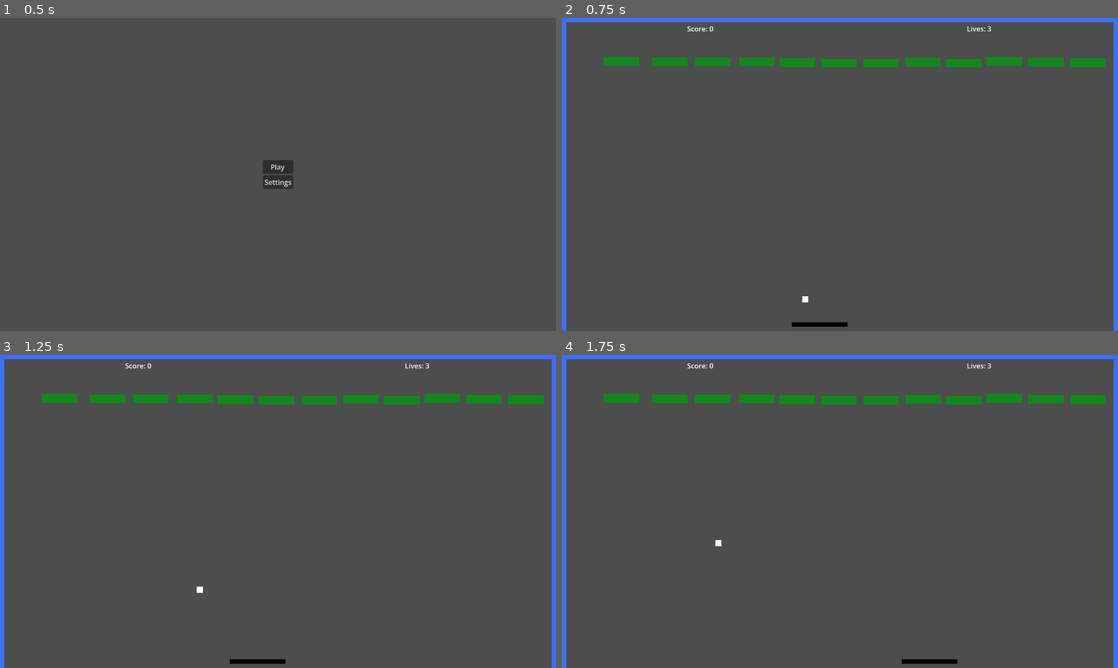
Above: before the commit, frames 1-4 (two rows, left to right).
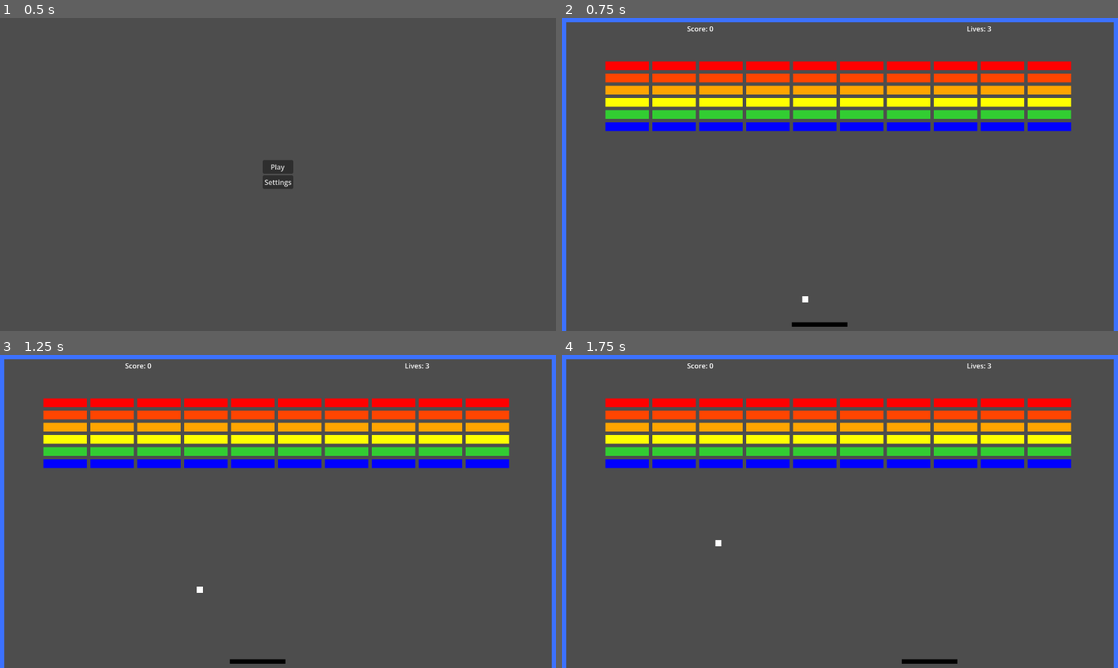
Above: after the commit, the same moments.

Repository: jordonbigelow/Can-You-Breakout
Game: Godot game, scene res://Scenes/main_menu.tscn
Same seed, same stepped clock (60 frames per second), same inputs: the game is played once before the commit and once after it.
Inputs:
- Up to frame 1 (0.5 s): no input
- Up to frame 2 (0.75 s): click "Play" at 0.5 s
- Up to frame 3 (1.25 s): no input
- Up to frame 4 (1.75 s): hold D (move_right) from 1.28 s (still down); tap Space (shoot_ball) at 1.35 s

Frame 1 is identical in both runs. In frame 2, 15% of the frame differs, in the area x 7-98%, y 12-37%; in frame 3, 15%; in frame 4, 15%.

Commit message:
added the core game loop, bricks spawn, and there is an actual game here now!

Diff:
--- a/Scenes/brick.tscn
+++ b/Scenes/brick.tscn
@@ -3,18 +3,15 @@
 [ext_resource type="Script" uid="uid://ba7g7n0ng58ux" path="res://Scripts/brick.gd" id="1_lvh1d"]
 
 [sub_resource type="RectangleShape2D" id="RectangleShape2D_lvh1d"]
-size = Vector2(82, 20)
+size = Vector2(100, 30)
 
 [node name="Brick" type="StaticBody2D" unique_id=2087279635]
 script = ExtResource("1_lvh1d")
 
 [node name="ColorRect" type="ColorRect" parent="." unique_id=47465668]
-offset_left = -41.0
-offset_top = -10.0
-offset_right = 41.0
-offset_bottom = 10.0
-color = Color(0.07949998, 0.53, 0.11704161, 1)
+offset_right = 100.0
+offset_bottom = 20.0
 
 [node name="CollisionShape2D" type="CollisionShape2D" parent="." unique_id=2124063692]
-visible = false
+position = Vector2(50, 15)
 shape = SubResource("RectangleShape2D_lvh1d")
--- a/Scenes/game_scene.tscn
+++ b/Scenes/game_scene.tscn
@@ -3,24 +3,30 @@
 [ext_resource type="Script" uid="uid://cv02c0sr5qokp" path="res://Scripts/game_scene.gd" id="1_rgj8m"]
 [ext_resource type="PackedScene" uid="uid://c6r8cqmfh5344" path="res://Scenes/paddle.tscn" id="1_x87qo"]
 [ext_resource type="PackedScene" uid="uid://2g6dw7e1fmxl" path="res://Scenes/wall.tscn" id="2_b6fju"]
-[ext_resource type="PackedScene" uid="uid://tueve8opf5i5" path="res://Scenes/ball.tscn" id="3_6h5vk"]
 [ext_resource type="PackedScene" uid="uid://ryav0txyfnm6" path="res://Scenes/ceiling.tscn" id="3_fiftr"]
 [ext_resource type="PackedScene" uid="uid://cj3uahen145a5" path="res://Scenes/kill_zone.tscn" id="5_1ixah"]
-[ext_resource type="PackedScene" uid="uid://br27v21blpwc1" path="res://Scenes/brick.tscn" id="7_2fmhe"]
 [ext_resource type="PackedScene" uid="uid://b6g4fpauxura4" path="res://Scenes/hud.tscn" id="8_7iton"]
-
-[sub_resource type="PhysicsMaterial" id="PhysicsMaterial_7iton"]
-rough = true
 
 [node name="GameScene" type="Node2D" unique_id=2100823579]
 script = ExtResource("1_rgj8m")
+rows = 6
+
+[node name="UI" type="Control" parent="." unique_id=1707547852]
+custom_minimum_size = Vector2(1280, 50)
+layout_mode = 3
+anchors_preset = 0
+offset_right = 1280.0
+offset_bottom = 50.0
+
+[node name="HUD" parent="UI" unique_id=250739775 instance=ExtResource("8_7iton")]
+layout_mode = 1
+anchors_preset = 5
+anchor_left = 0.5
+anchor_right = 0.5
+anchor_bottom = 0.0
+grow_vertical = 1
 
 [node name="Paddle" parent="." unique_id=1006824843 instance=ExtResource("1_x87qo")]
-position = Vector2(593, 710)
-
-[node name="Ball" parent="." unique_id=301128935 instance=ExtResource("3_6h5vk")]
-position = Vector2(593, 683)
-physics_material_override = SubResource("PhysicsMaterial_7iton")
 
 [node name="Wall" parent="." unique_id=786990844 instance=ExtResource("2_b6fju")]
 
@@ -37,69 +43,7 @@
 wait_time = 2.0
 one_shot = true
 
-[node name="Brick" parent="." unique_id=1548358639 instance=ExtResource("7_2fmhe")]
-position = Vector2(137, 100)
+[node name="Bricks" type="Node2D" parent="." unique_id=1776726183]
 
-[node name="Brick2" parent="." unique_id=2087279635 instance=ExtResource("7_2fmhe")]
-position = Vector2(248, 101)
-
-[node name="Brick3" parent="." unique_id=900210476 instance=ExtResource("7_2fmhe")]
-position = Vector2(347, 101)
-
-[node name="Brick4" parent="." unique_id=1256457198 instance=ExtResource("7_2fmhe")]
-position = Vector2(449, 101)
-
-[node name="Brick5" parent="." unique_id=1067291996 instance=ExtResource("7_2fmhe")]
-position = Vector2(542, 103)
-
-[node name="Brick6" parent="." unique_id=2092169073 instance=ExtResource("7_2fmhe")]
-position = Vector2(637, 104)
-
-[node name="Brick7" parent="." unique_id=2134222588 instance=ExtResource("7_2fmhe")]
-position = Vector2(735, 104)
-
-[node name="Brick8" parent="." unique_id=1051627253 instance=ExtResource("7_2fmhe")]
-position = Vector2(831, 102)
-
-[node name="Brick9" parent="." unique_id=1366928212 instance=ExtResource("7_2fmhe")]
-position = Vector2(925, 104)
-
-[node name="Brick10" parent="." unique_id=911362007 instance=ExtResource("7_2fmhe")]
-position = Vector2(1018, 100)
-
-[node name="Brick11" parent="." unique_id=490589673 instance=ExtResource("7_2fmhe")]
-position = Vector2(1114, 102)
-
-[node name="Brick12" parent="." unique_id=2025374165 instance=ExtResource("7_2fmhe")]
-position = Vector2(1211, 103)
-
-[node name="UI" type="Control" parent="." unique_id=1707547852]
-custom_minimum_size = Vector2(1280, 50)
-layout_mode = 3
-anchors_preset = 0
-offset_right = 40.0
-offset_bottom = 40.0
-
-[node name="HUD" parent="UI" unique_id=250739775 instance=ExtResource("8_7iton")]
-layout_mode = 1
-anchors_preset = 5
-anchor_left = 0.5
-anchor_right = 0.5
-anchor_bottom = 0.0
-grow_vertical = 1
-
-[connection signal="child_exiting_tree" from="." to="." method="_on_child_exiting_tree"]
-[connection signal="hit_brick" from="Ball" to="Brick" method="_on_ball_hit_brick"]
-[connection signal="hit_brick" from="Ball" to="Brick2" method="_on_ball_hit_brick"]
-[connection signal="hit_brick" from="Ball" to="Brick3" method="_on_ball_hit_brick"]
-[connection signal="hit_brick" from="Ball" to="Brick4" method="_on_ball_hit_brick"]
-[connection signal="hit_brick" from="Ball" to="Brick5" method="_on_ball_hit_brick"]
-[connection signal="hit_brick" from="Ball" to="Brick6" method="_on_ball_hit_brick"]
-[connection signal="hit_brick" from="Ball" to="Brick7" method="_on_ball_hit_brick"]
-[connection signal="hit_brick" from="Ball" to="Brick8" method="_on_ball_hit_brick"]
-[connection signal="hit_brick" from="Ball" to="Brick9" method="_on_ball_hit_brick"]
-[connection signal="hit_brick" from="Ball" to="Brick10" method="_on_ball_hit_brick"]
-[connection signal="hit_brick" from="Ball" to="Brick11" method="_on_ball_hit_brick"]
-[connection signal="hit_brick" from="Ball" to="Brick12" method="_on_ball_hit_brick"]
 [connection signal="body_entered" from="KillZone" to="." method="_on_kill_zone_body_entered"]
 [connection signal="timeout" from="Timer" to="." method="_on_timer_timeout"]
--- a/Scripts/ball.gd
+++ b/Scripts/ball.gd
@@ -1,7 +1,8 @@
 extends RigidBody2D
 
 @export var speed: float = 200.0
-signal hit_brick(_node_name: String)
+@export var speed_increase: float =1.01
+signal hit_brick(brick)
 
 var velocity = Vector2(-speed, randi_range(-200, -250))
 
@@ -9,16 +10,12 @@
 	process_mode = Node.PROCESS_MODE_PAUSABLE
 
 func _physics_process(delta: float) -> void:
-	#if Input.is_action_just_pressed("shoot_ball"):
 	var scaled_velocity: Vector2 = velocity * delta
 	var collision: KinematicCollision2D = move_and_collide(scaled_velocity)
 
 	if collision:
-		if collision.get_collider().name.contains("Brick"):
-			# grabs the name of the collider to ensure the proper brick gets removed
-			# then it passes the name to the signal
-			var _node_name: String = collision.get_collider().name
-			hit_brick.emit(_node_name)
+		if collision.get_collider().name.contains("StaticBody2D") or collision.get_collider().name.contains("Brick"):
+			hit_brick.emit(collision.get_collider())
 		var normal: Vector2 = collision.get_normal()
 		velocity = velocity.bounce(normal)
-		velocity *= 1.010
+		velocity *= speed_increase
--- a/Scripts/brick.gd
+++ b/Scripts/brick.gd
@@ -1,8 +1,14 @@
 extends StaticBody2D
 
+signal destroyed(points)
+
+@export var points: int = 1
+@export var color: Color = Color.YELLOW
+
 func _ready() -> void:
+	$ColorRect.color = color
 	add_to_group("bricks")
 
-func _on_ball_hit_brick(_node_name: String) -> void:
-	if name == _node_name:
-		queue_free()
+func destroy():
+	destroyed.emit(points)
+	queue_free()
--- a/Scripts/game_scene.gd
+++ b/Scripts/game_scene.gd
@@ -1,6 +1,13 @@
 extends Node2D
 
-@onready var ball: PackedScene = preload("res://Scenes/ball.tscn")
+@export var brick_scene: PackedScene = load("res://Scenes/brick.tscn")
+@export var columns := 10
+@export var rows := 5
+@export var brick_size := Vector2(100, 20)
+@export var spacing := Vector2(8, 8)
+@export var start_pos := Vector2(100, 100)
+
+@onready var ball_scene: PackedScene = preload("res://Scenes/ball.tscn")
 @onready var paddle: CharacterBody2D = $Paddle
 @onready var timer: Timer = $Timer
 @onready var ball_origin = Vector2(593.0, 683.0)
@@ -15,36 +22,26 @@
 func _ready() -> void:
 	hud.get_child(0).text += str(score)
 	hud.get_child(1).text += str(lives)
-
-func _process(_delta: float) -> void:
-	if lives <= 0:
-		print("Game Over Score: ", score)
-		_change_to_main_menu()
+	_spawn_bricks()
+	_spawn_ball()
+	paddle.position = paddle_origin
 
 func _on_kill_zone_body_entered(body: Node2D) -> void:
 	if body.name.contains("Ball"):
-		body.queue_free()
-		get_tree().paused = true
-		timer.start()
-		paddle.position = paddle_origin
+		if lives > 1:
+			lives -= 1
+			hud.get_child(1).text = "Lives: %s" % str(lives)
+			body.queue_free()
+			get_tree().paused = true
+			timer.start()
+			paddle.position = paddle_origin
+		else:
+			print("Game Over Score: ", score)
+			_change_to_main_menu()
 
 func _on_timer_timeout() -> void:
 	get_tree().paused = false
-	var instance = ball.instantiate()
-	instance.position = ball_origin
-	add_child(instance)
-
-func _on_child_exiting_tree(node: Node) -> void:
-	if node.name.contains("Brick"):
-		score += 1
-		hud.get_child(0).text = "Score: %s" % str(score)
-		brick_count = _get_brick_count()
-		if brick_count <= 1:
-			print("you've won!")
-			_change_to_main_menu()
-	elif node.name.contains("Ball") and lives >= 0:
-		lives -= 1
-		hud.get_child(1).text = "Lives: %s" % str(lives)
+	_spawn_ball()
 
 func _get_brick_count() -> int:
 	brick_count = get_tree().get_nodes_in_group("bricks").size()
@@ -52,3 +49,46 @@
 
 func _change_to_main_menu() -> void:
 	get_tree().change_scene_to_packed(main_menu)
+
+func _spawn_ball():
+	var ball = ball_scene.instantiate()
+	ball.position = ball_origin
+	add_child(ball)
+	ball.hit_brick.connect(_on_ball_hit_brick)
+
+func _spawn_bricks():
+	for row in rows:
+		for col in columns:
+			var brick = brick_scene.instantiate()
+			if row == 0:
+				brick.color = Color.RED
+				brick.points = 20
+			elif row == 1:
+				brick.color = Color.ORANGE_RED
+				brick.points = 10
+			elif row == 2:
+				brick.color = Color.ORANGE
+				brick.points = 7
+			elif row == 3:
+				brick.color = Color.YELLOW
+				brick.points = 5
+			elif row == 4:
+				brick.color = Color.LIME_GREEN
+				brick.points = 3
+			elif row == 5:
+				brick.color = Color.BLUE
+				brick.points = 1
+
+			var x = start_pos.x + col * (brick_size.x + spacing.x)
+			var y = start_pos.y + row * (brick_size.y + spacing.y)
+			brick.position = Vector2(x, y)
+			get_child(-1).add_child(brick)
+
+func _on_ball_hit_brick(brick) -> void:
+	score += brick.points
+	hud.get_child(0).text = "Score: %s" % str(score)
+	print(_get_brick_count())
+	if _get_brick_count() < 1:
+		print("you've won!")
+		_change_to_main_menu()
+	brick.destroy()
--- a/Scripts/main_menu.gd
+++ b/Scripts/main_menu.gd
@@ -2,6 +2,5 @@
 
 @onready var game_scene: PackedScene = load("res://Scenes/game_scene.tscn")
 
-
 func _on_play_button_pressed() -> void:
 	get_tree().change_scene_to_packed(game_scene)
